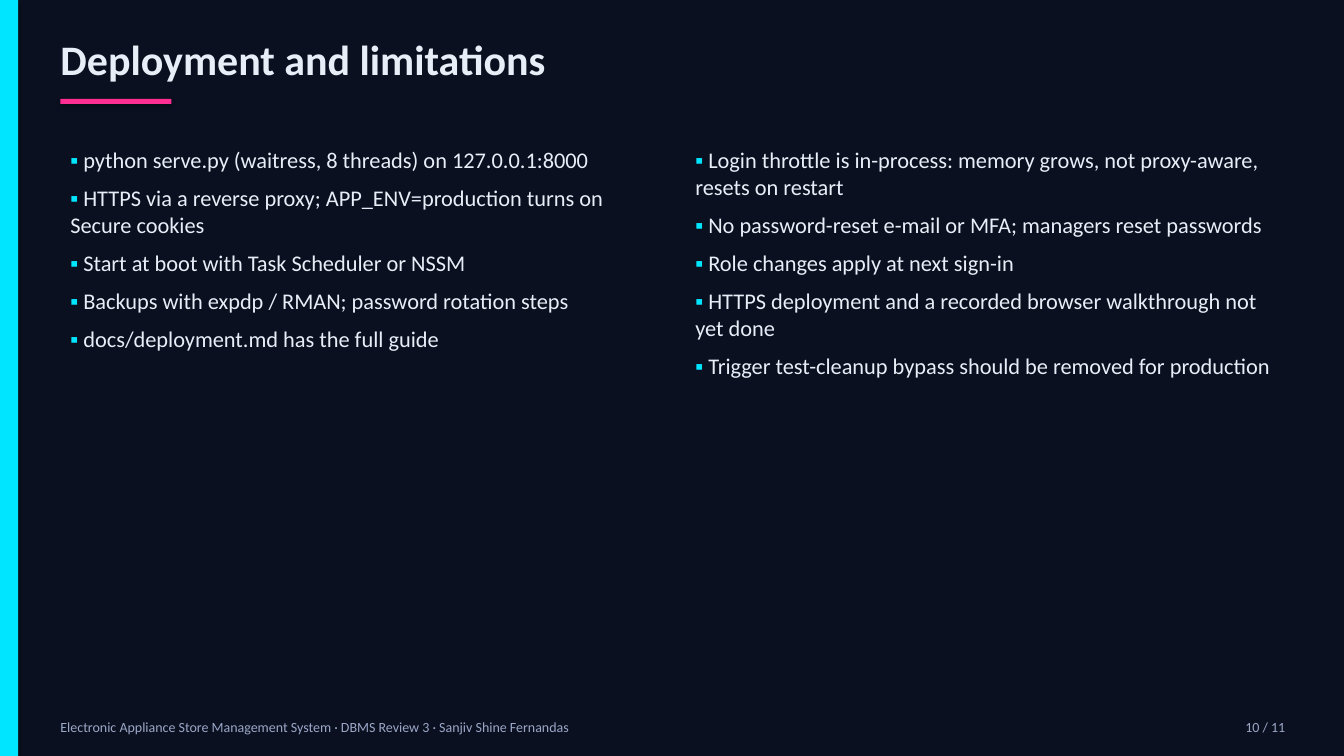
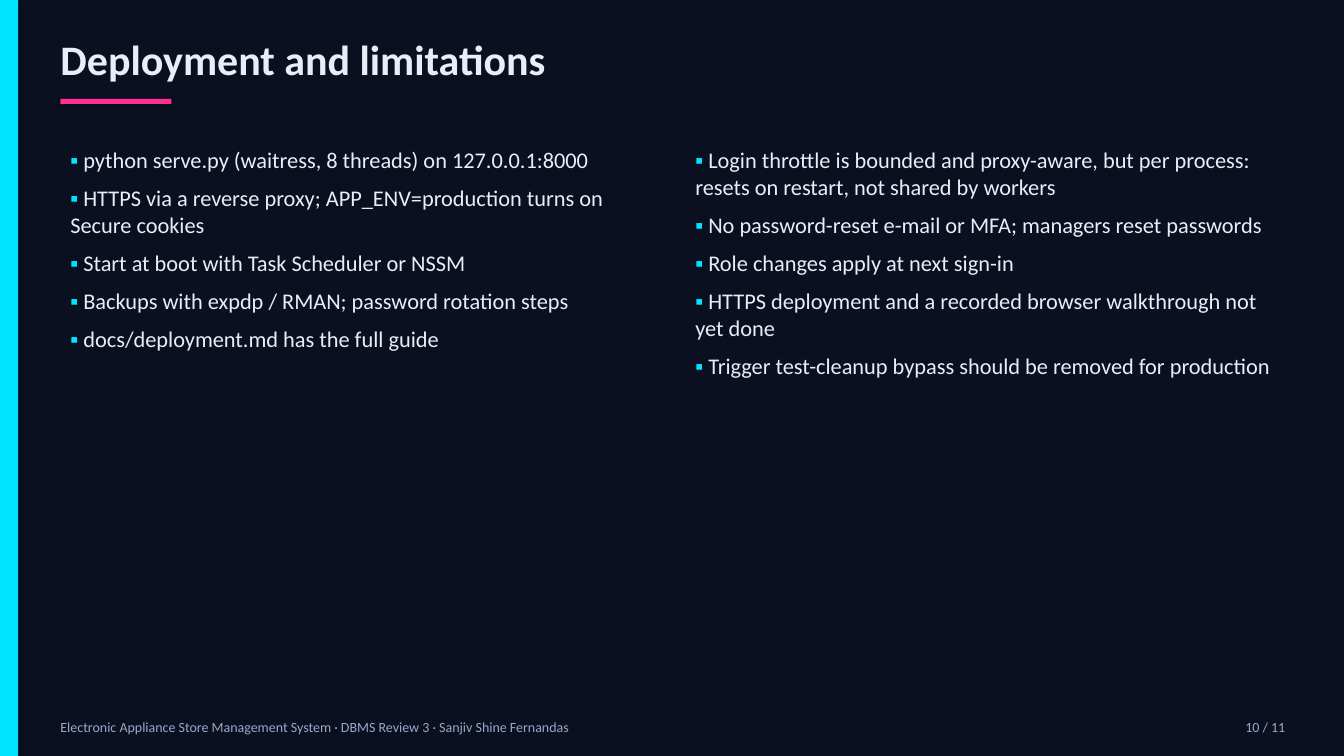
Before and after one commit to sanjiv283/Electronic_Appliance_Store_Manager, a slide deck: slide 10 of docs/Review_3_Presentation.pptx. Drawn at 1344x756 pixels with LibreOffice and Linux fonts; fonts in the diff are those of the drawing. Boxes give left, top, right and bottom in pixels: in the first picture for what was removed or moved away, otherwise in the second. Text is boxed around its words. In the diff, an @@ line names an element or a change of style, - is before the commit and + after.

```diff
--- a/docs/Review_3_Presentation.pptx
+++ b/docs/Review_3_Presentation.pptx
@@ text at box(695, 152, 1250, 199): text changed @@
-▪ Login throttle is in-process: memory grows, not proxy-aware, resets on restart
+▪ Login throttle is bounded and proxy-aware, but per process: resets on restart, not shared by workers
```
Also in this commit, not shown: 2 other slides changed, 15 other files.
